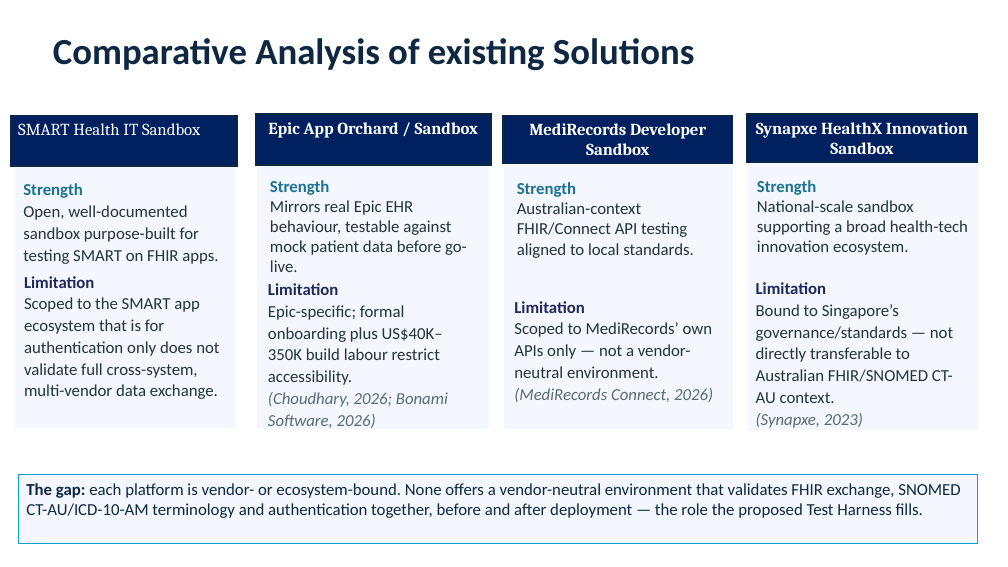
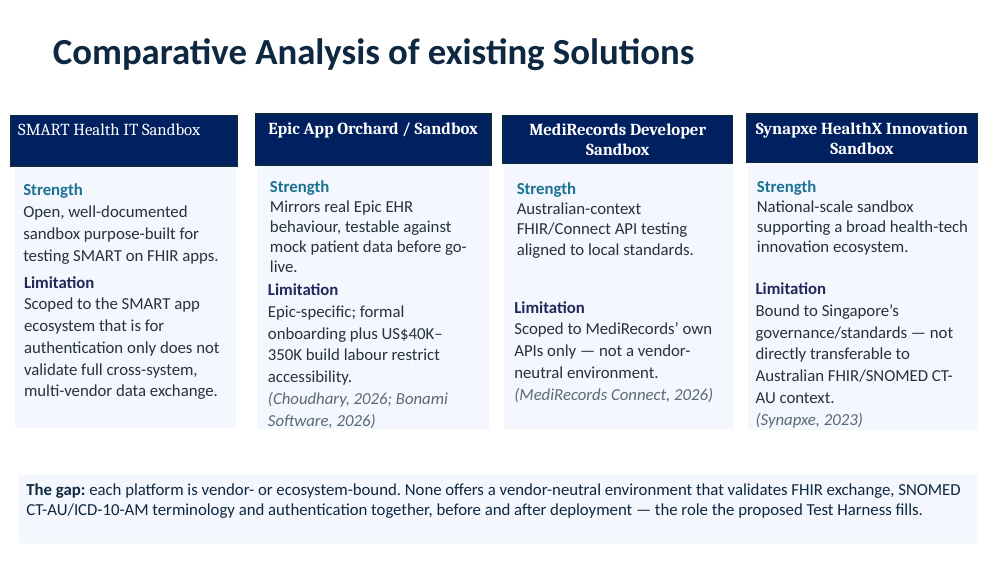
Before and after one commit to SkinnySeal17/HEAALTHCARE_SYSTEM, a slide deck: slide 10 of DOCUMENTS/Presentation_Assignment2.pptx. Drawn at 1008x567 pixels with LibreOffice and Linux fonts; fonts in the diff are those of the drawing. Boxes give left, top, right and bottom in pixels: in the first picture for what was removed or moved away, otherwise in the second. Text is boxed around its words. In the diff, an @@ line names an element or a change of style, - is before the commit and + after.

```diff
--- a/DOCUMENTS/Presentation_Assignment2.pptx
+++ b/DOCUMENTS/Presentation_Assignment2.pptx
@@ rectangle "The gap: each platform is ..." at bbox=[19, 475, 977, 544]: outline #0F9ED5 1 pt to none @@
```
Also in this commit, not shown: 9 other slides changed, 4 slides added, 3 slides removed.
